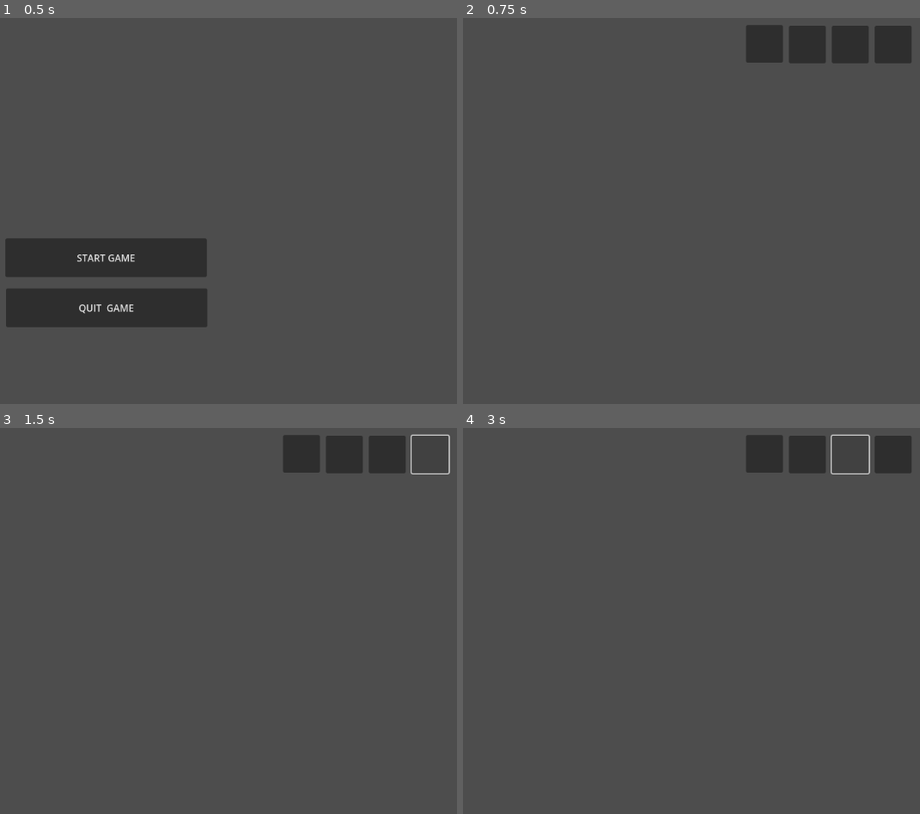
Above: before the commit, frames 1-4 (two rows, left to right).
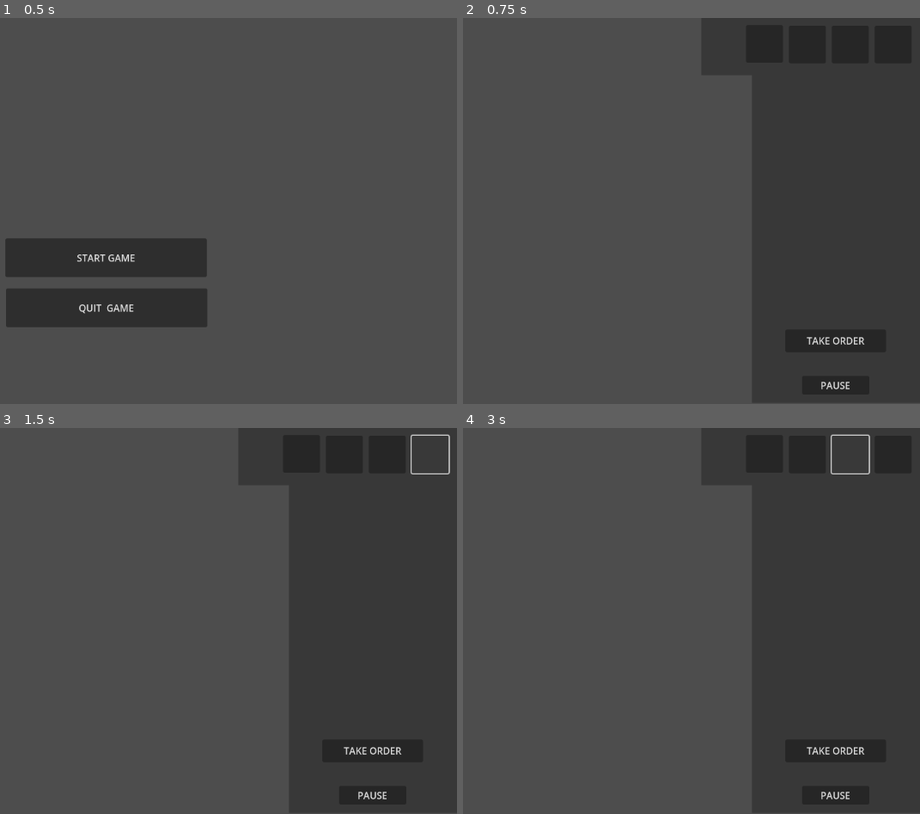
Above: after the commit, the same moments.

Repository: trishadar/PapasRotiria
Game: Godot game, scene res://main.tscn
The game is run twice, just before and just after one commit, with the same random seed, the same clock (stepped at 60 frames per second) and the same inputs.
Inputs (mouse positions are in pixels of both pictures, inside the frame that each line leads up to):
- Up to frame 1 (0.5 s): no input
- Up to frame 2 (0.75 s): click "START GAME" at 0.5 s
- Up to frame 3 (1.5 s): click (429, 455) at 1.27 s
- Up to frame 4 (3 s): click (892, 455) at 2.02 s; click (851, 455) at 2.77 s

Frame 1 is identical in both runs. In frame 2, 2.0% of the frame differs, in the area x 70-93%, y 80-98%; in frame 3, 2.0%; in frame 4, 2.0%.

Commit message:
Update order.tscn

Diff:
--- a/project/order.tscn
+++ b/project/order.tscn
@@ -1,27 +1,57 @@
-[gd_scene format=3 uid="uid://df6qbe7a8i3nw"]
+[gd_scene load_steps=2 format=3 uid="uid://df6qbe7a8i3nw"]
+
+[sub_resource type="CanvasTexture" id="CanvasTexture_3rmgd"]
 
 [node name="order" type="Node2D"]
 
-[node name="Button" type="Button" parent="."]
+[node name="orderButton" type="Button" parent="."]
 offset_left = 1076.0
 offset_top = 13.0
 offset_right = 1138.0
 offset_bottom = 76.0
 
-[node name="Button2" type="Button" parent="."]
+[node name="rollButton" type="Button" parent="."]
 offset_left = 1004.0
 offset_top = 13.0
 offset_right = 1066.0
 offset_bottom = 76.0
 
-[node name="Button3" type="Button" parent="."]
+[node name="cookButton" type="Button" parent="."]
 offset_left = 932.0
 offset_top = 13.0
 offset_right = 994.0
 offset_bottom = 76.0
 
-[node name="Button4" type="Button" parent="."]
+[node name="curryButton" type="Button" parent="."]
 offset_left = 860.0
 offset_top = 12.0
 offset_right = 922.0
 offset_bottom = 75.0
+
+[node name="takeOrderButton" type="Button" parent="."]
+offset_left = 926.0
+offset_top = 523.0
+offset_right = 1095.0
+offset_bottom = 561.0
+text = "TAKE ORDER"
+
+[node name="pauseButton" type="Button" parent="."]
+offset_left = 954.0
+offset_top = 601.0
+offset_right = 1067.0
+offset_bottom = 632.0
+text = "PAUSE"
+
+[node name="Sprite2D" type="Sprite2D" parent="."]
+modulate = Color(0.219501, 0.219501, 0.219501, 1)
+z_index = -5
+position = Vector2(1011, 370.568)
+scale = Vector2(-282.818, 551.227)
+texture = SubResource("CanvasTexture_3rmgd")
+
+[node name="Sprite2D2" type="Sprite2D" parent="."]
+modulate = Color(0.219501, 0.219501, 0.219501, 1)
+z_index = -5
+position = Vector2(968.727, 48.2955)
+scale = Vector2(-367.364, 95.7728)
+texture = SubResource("CanvasTexture_3rmgd")
